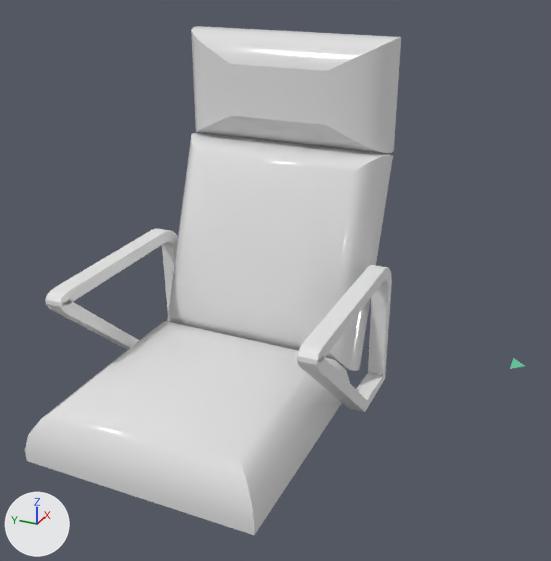
An edit to the Blender file Assets/Blends/airport_chair.blend, drawn before and after from the same camera.
One viewpoint serves both versions: a 50 mm camera at (-6.8, -2.82, 3.82) aimed at (-1.64, -0.5, 1.24). The lights are fixed; the arrows at lower left show +X, +Y and +Z.

The scene before the commit, as lines of its bpy script (objects in view):
```python
me_cube = bpy.data.meshes.new('Cube')
me_cube.from_pydata(...)  # 24 vertices, 22 faces; spans x -1.0..1.0, y -1.0..1.0, z 0.0..0.54
me_cube.polygons.foreach_set('use_smooth', [True] * 22)
me_cube.materials.append(mat_glossy)  # light grey #e2e2e2
me_cube_001 = bpy.data.meshes.new('Cube.001')
me_cube_001.from_pydata(...)  # 24 vertices, 22 faces; spans x -1.0..1.0, y -1.0..1.0, z 0.0..0.54
me_cube_001.polygons.foreach_set('use_smooth', [True] * 22)
me_cube_001.materials.append(mat_glossy)  # light grey #e2e2e2
me_cube_002 = bpy.data.meshes.new('Cube.002')
me_cube_002.from_pydata(...)  # 24 vertices, 22 faces; spans x -0.5..0.5, y -1.0..1.0, z -0.28..0.26
me_cube_002.polygons.foreach_set('use_smooth', [True] * 22)
me_cube_002.materials.append(mat_glossy)  # light grey #e2e2e2
me_cube_003 = bpy.data.meshes.new('Cube.003')
me_cube_003.from_pydata(...)  # 32 vertices, 16 faces; spans x -0.9..0.96, y -1.19..-1.04, z -1.03..0.22
ob_cube = bpy.data.objects.new('Cube', me_cube)
ob_cube.location = (-0.497, 0.0, 1.022)
ob_cube.rotation_euler = (0.0, -1.218, 0.0)  # degrees (0, -70, 0)
ob_cube_001 = bpy.data.objects.new('Cube.001', me_cube_001)
ob_cube_001.location = (-2.12, 0.0, 0.0)
ob_cube_002 = bpy.data.objects.new('Cube.002', me_cube_002)
ob_cube_002.location = (-0.33, 0.0, 2.5)
ob_cube_002.rotation_euler = (0.0, -1.571, 0.0)  # degrees (0, -90, 0)
ob_cube_002.scale = (1.0, 1.0, 0.68)
ob_cube_003 = bpy.data.objects.new('Cube.003', me_cube_003)
ob_cube_003.location = (-1.577, -0.001, 0.934)
_m = ob_cube_003.modifiers.new('Solidify', 'SOLIDIFY')
_m.thickness = 0.11
_m = ob_cube_003.modifiers.new('Array', 'ARRAY')
_m.relative_offset_displace = (0.0, 14.71, 0.0)
```
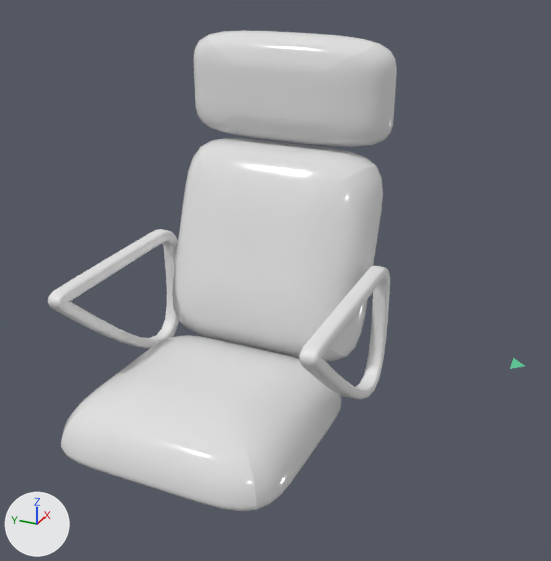
Commit message: rough airport scenery test

Pixel boxes [x1, y1, x2, y2] of what changed, in the pictures (551 x 561 px):
'Cube.001', reshaped, moved, turned, modifiers changed: before [25, 321, 350, 535]; after [61, 335, 342, 511]
'Cube', reshaped, modifiers changed (7% narrower, 6% shorter): before [167, 133, 393, 371]; after [172, 138, 383, 361]
'Cube.002', reshaped, modifiers changed (8% shorter): before [191, 26, 401, 153]; after [194, 30, 397, 147]
'Cube.003', reshaped, modifiers changed (7% shorter): before [45, 228, 392, 412]; after [48, 229, 390, 400]
part 1 of me_cube, added: after [172, 138, 383, 361]
part 2 of me_cube_002, added: after [194, 30, 397, 147]
part 3 of me_cube_003, built on: before [45, 228, 392, 412]; after [48, 229, 390, 400]
part 5 of me_cube_001, added: after [61, 335, 342, 511]

What the commit changed:
Material 'Material.001' (mat_material_001) is new.
Its base color is (0.8, 0.8, 0.8) (white #e7e7e7).
me_cube is used by ob_cube; location (-0.497, 0.0, 1.022); rotation (0.0, -1.218, 0.0), in degrees (0, -70, 0).
me_cube had 24 vertices, 22 faces and spanned x -1.0..1.0, y -1.0..1.0, z 0.0..0.54.
me_cube now has 80 vertices, 78 faces and spans x -1.0..1.0, y -1.0..1.0, z 0.0..0.54.
me_cube part 1: 56 vertices added at x -1.0..1.0, y -1.0..1.0, z 0.0..0.54.
me_cube_001 is used by ob_cube_001; location (-2.12, 0.0, 0.0).
me_cube_001 had 24 vertices, 22 faces and spanned x -1.0..1.0, y -1.0..1.0, z 0.0..0.54.
me_cube_001 now has 80 vertices, 78 faces and spans x -1.0..1.0, y -1.0..1.0, z 0.0..0.54.
me_cube_001 part 5: 56 vertices added at x -1.0..1.0, y -1.0..1.0, z 0.0..0.54.
me_cube_002 is used by ob_cube_002; location (-0.33, 0.0, 2.5); rotation (0.0, -1.571, 0.0), in degrees (0, -90, 0); scale (1.0, 1.0, 0.68).
me_cube_002 had 24 vertices, 22 faces and spanned x -0.5..0.5, y -1.0..1.0, z -0.28..0.26.
me_cube_002 now has 74 vertices, 72 faces and spans x -0.5..0.5, y -1.0..1.0, z -0.28..0.26.
me_cube_002 part 2: 50 vertices added at x -0.5..0.5, y -1.0..1.0, z -0.28..0.26.
me_cube_003 is used by ob_cube_003; location (-1.577, -0.001, 0.934).
me_cube_003 had 32 vertices, 16 faces and spanned x -0.9..0.96, y -1.19..-1.04, z -1.03..0.22.
me_cube_003 now has 64 vertices, 48 faces and spans x -0.9..0.96, y -1.19..-1.04, z -1.03..0.22.
Part 3, on me_cube_003:
16 faces are deleted.
16 new vertices lie (0.0, 0.05, 0.0) away from vertices in x -0.9..0.96, y -1.19, z -1.03..0.22.
16 new vertices lie (0.0, -0.05, 0.0) away from vertices in x -0.9..0.96, y -1.04, z -1.03..0.22.
48 new faces join them.
me_cube_003 part 4: the surface is now shaded smooth.
me_cube_003 now uses material mat_material_001 (white #e7e7e7).
Object 'Cube' (ob_cube) gains a SUBSURF modifier named 'Subsurf_Base'.
Modifier setting: levels = 3.
Modifier setting: render_levels = 3.
Object 'Cube.001' (ob_cube_001) moves from (-2.12, 0.0, 0.0) to (-1.964, 0.0, -0.137).
Object 'Cube.001' (ob_cube_001) turns from (0, 0, 0) to (0, 2.4, 0) degrees about x, y and z.
Object 'Cube.001' (ob_cube_001) gains a SUBSURF modifier named 'Subsurf_Base'.
Modifier setting: levels = 3.
Modifier setting: render_levels = 3.
Object 'Cube.002' (ob_cube_002) gains a SUBSURF modifier named 'Subsurf_Base'.
Modifier setting: levels = 3.
Modifier setting: render_levels = 3.
Object 'Cube.003' (ob_cube_003) gains a SUBSURF modifier named 'Subsurf_Base'.
Modifier setting: levels = 3.
Modifier setting: render_levels = 3.
